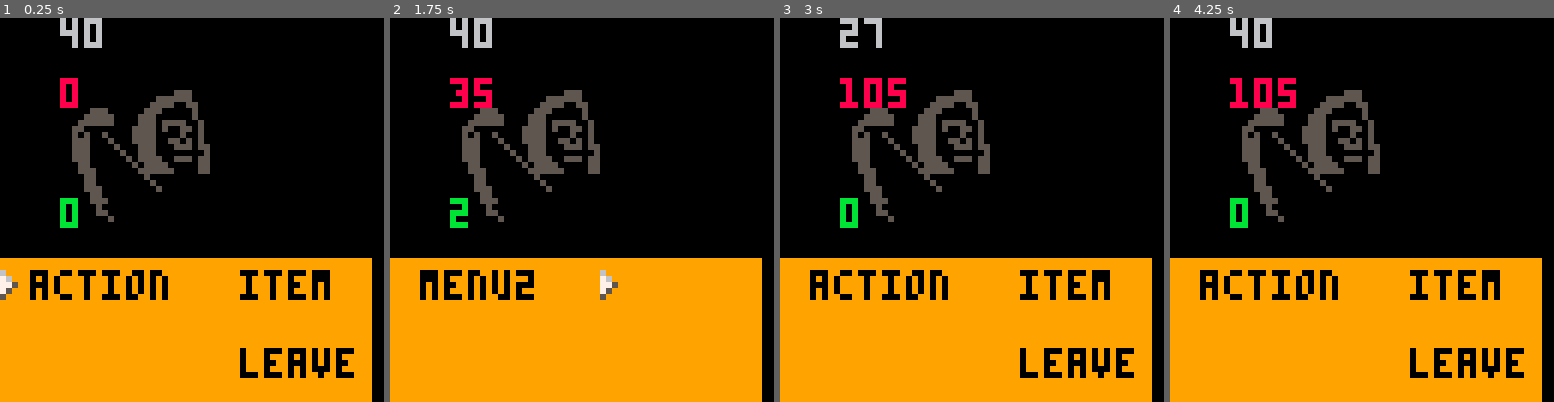
Above: before the commit, frames 1-4 (left to right).
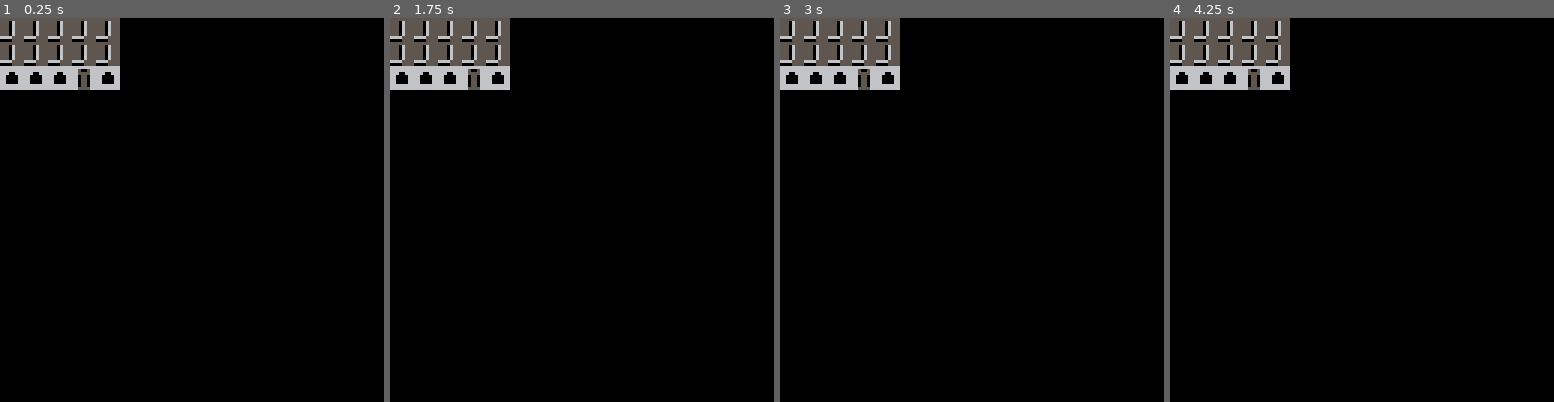
Above: after the commit, the same moments.

Repository: Joe-Gigs/3-color-game-jam
Game: PICO-8 cartridge 3colorjam.p8
The game is run twice, just before and just after one commit, with the same random seed, the same clock (stepped at 60 frames per second) and the same inputs.
Inputs:
- Up to frame 1 (0.25 s): no input
- Up to frame 2 (1.75 s): tap X (X key) at 0.33, 1.07 s; tap O (Z key) at 0.7, 1.7 s; hold Right from 1.6 s (still down)
- Up to frame 3 (3 s): tap X (X key) at 1.85, 2.97 s; release Right at 2.1 s; tap O (Z key) at 2.1, 2.5, 2.9 s; hold Up 2.15-2.42 s; hold Right from 2.47 s (still down)
- Up to frame 4 (4.25 s): release Right at 3.03 s; hold Left 3.08-3.58 s; tap O (Z key) at 3.3, 3.7, 4.1 s; hold Down 3.63-3.97 s; hold Right from 4.02 s (still down); tap X (X key) at 4.08 s

The runs differ from the first frame. In frame 1, 42% of the frame differs, in the area x 0-97%, y 0-100%; in frame 2, 44%; in frame 3, 42%; in frame 4, 42%.

Commit message:
working on overworld now, picture to follow commit

Diff:
--- a/3colorjam.p8
+++ b/3colorjam.p8
@@ -13,7 +13,7 @@
 	cursor.x = 0
 	cursor.y = 40
 
-	game_state = "fight"
+	game_state = "explore"
 
 	menu = {}
 	menu.level = 0
@@ -23,11 +23,15 @@
 function _draw()
 	cls()
 	--much todo with this one
-	drawmenu(reapah)
-
-	print(cursor.x, 10, 10, 8)
-	print(cursor.y, 10, 0, 6)
-	print(menu.level, 10, 30, 11)
+	if game_state == "fight" then
+		drawmenu(reapah)
+	else
+		map(0, 0,0,0,16,16)
+	end
+
+	--print(cursor.x, 10, 10, 8)
+	--print(cursor.y, 10, 0, 6)
+	--print(menu.level, 10, 30, 11)
 
 
 end
